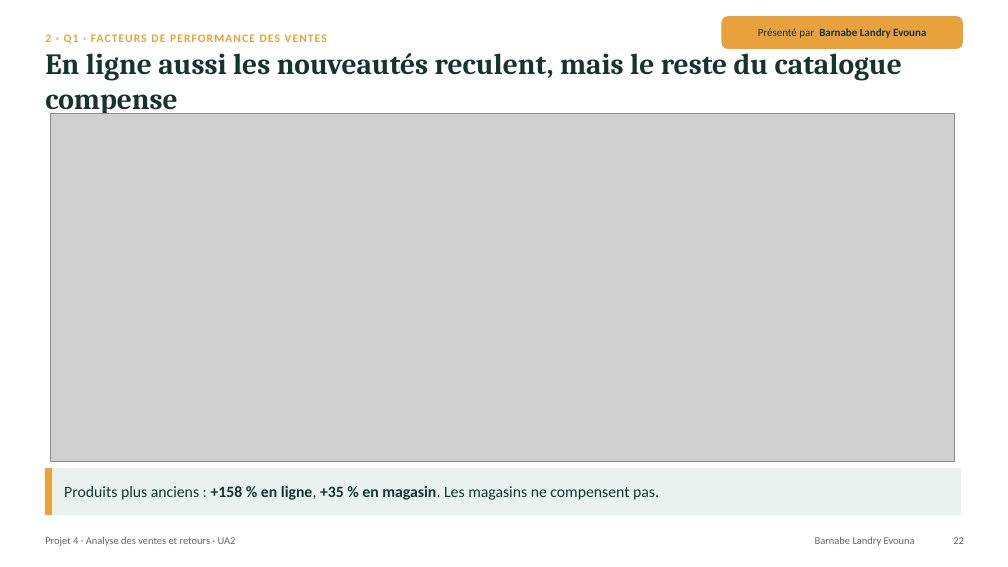
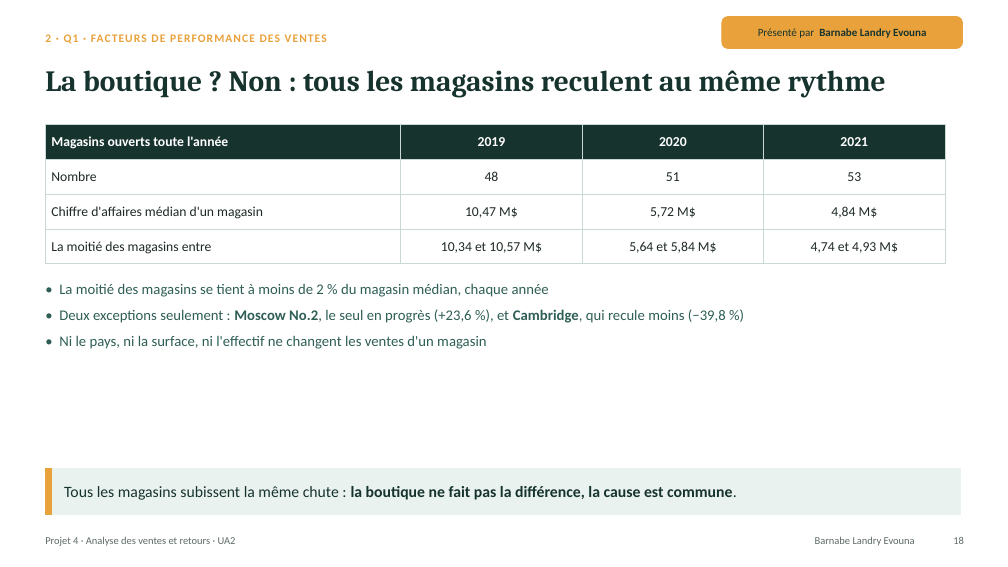
Before and after one commit to lezoul/projet4-contoso, a slide deck: slide 18 of reports/presentations/UA2_presentation_L3_L4.pptx (slide 22 before the commit). Drawn at 1008x567 pixels with LibreOffice and Linux fonts; fonts in the diff are those of the drawing; grey boxes stand for pictures. Boxes give left, top, right and bottom in pixels: in the first picture for what was removed or moved away, otherwise in the second. Text is boxed around its words. In the diff, an @@ line names an element or a change of style, - is before the commit and + after.

Commit message:
UA2 : Q1 allégée (grille sans verdicts, slides entreprise et canaux séparées, catégories et gamme simplifiées)

```diff
--- a/reports/presentations/UA2_presentation_L3_L4.pptx
+++ b/reports/presentations/UA2_presentation_L3_L4.pptx
@@ text at (45,70,886,98): text changed @@
-En ligne aussi les nouveautés reculent, mais le reste du catalogue compense
+La boutique ? Non : tous les magasins reculent au même rythme
@@ picture removed at (51,113,955,461) @@
@@ table added at (45,125,945,264), 4 rows, 4 columns @@
+Magasins ouverts toute l'année | 2019 | 2020 | 2021
+Nombre | 48 | 51 | 53
+Chiffre d'affaires médian d'un magasin | 10,47 M$ | 5,72 M$ | 4,84 M$
+La moitié des magasins entre | 10,34 et 10,57 M$ | 5,64 et 5,84 M$ | 4,74 et 4,93 M$
@@ text added at (59,283,726,349), 14 pt, text #2E5E55 @@
+• La moitié des magasins se tient à moins de 2 % du magasin médian, chaque année
+• Deux exceptions seulement : Moscow No.2, le seul en progrès (+23,6 %), et Cambridge, qui recule moins (−39,8 %)
+• Ni le pays, ni la surface, ni l'effectif ne changent les ventes d'un magasin
@@ text at (64,486,737,500): text changed; bold on @@
-Produits plus anciens : +158 % en ligne, +35 % en magasin. Les magasins ne compensent pas.
+Tous les magasins subissent la même chute : la boutique ne fait pas la différence, la cause est commune.
@@ text at (953,537,964,544): text changed @@
-22
+18
```
Also in this commit, not shown: 8 other slides changed.
